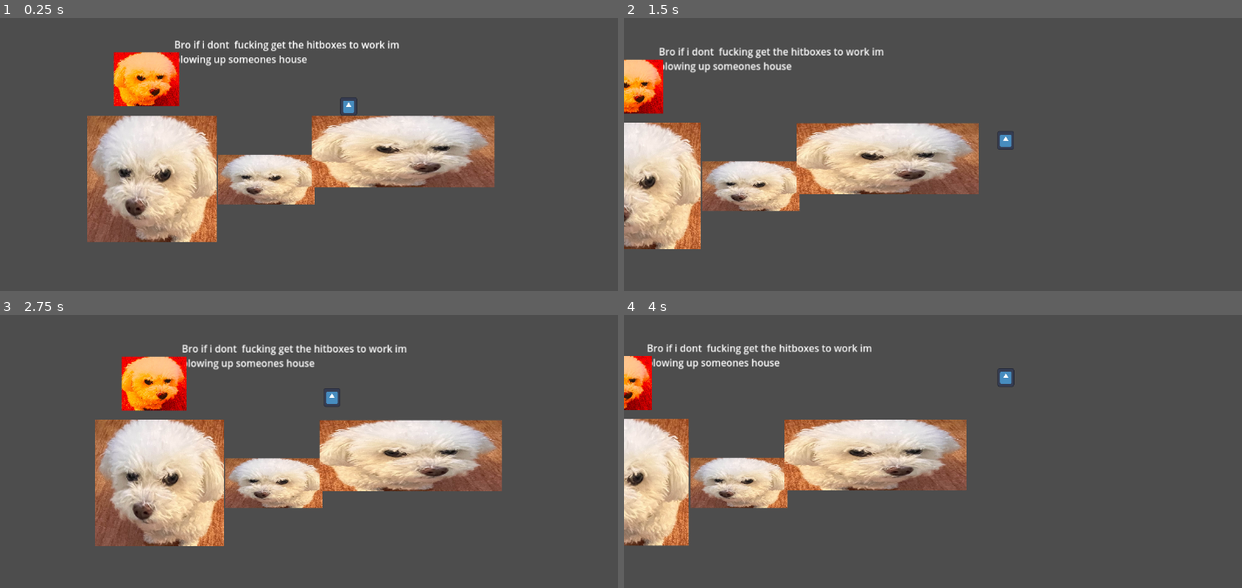
Above: before the commit, frames 1-4 (two rows, left to right).
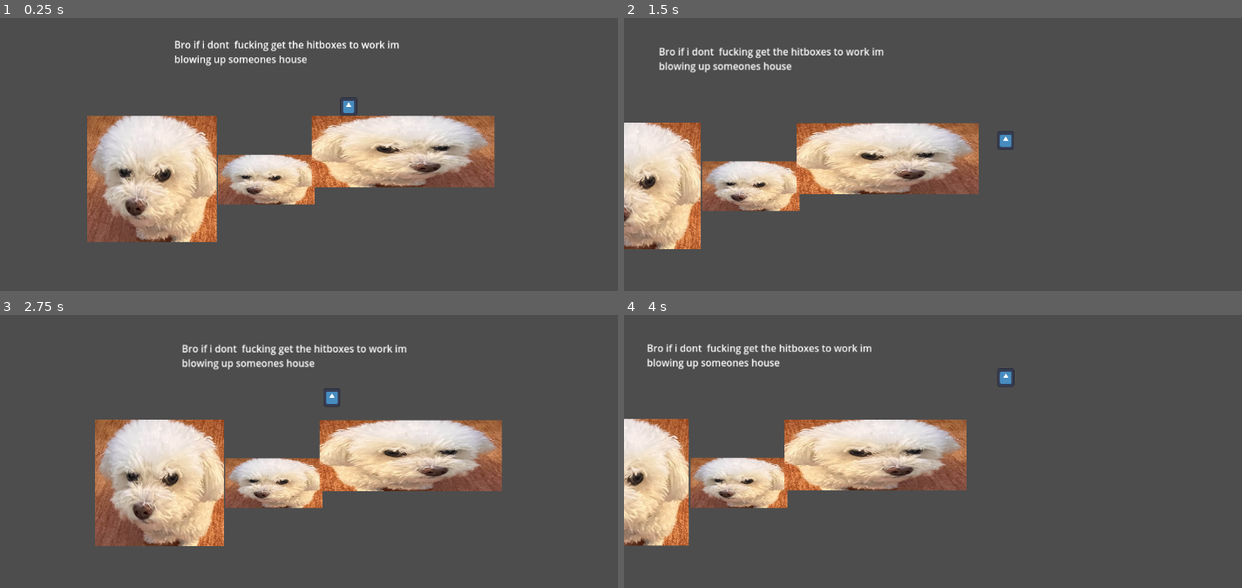
Above: after the commit, the same moments.

Repository: Husky-tek/ProjectRat
Game: Godot game, scene res://game.tscn
Two runs of this game, one before a commit and one after it. Both use one fixed random seed, a clock stepped at 60 frames per second and the inputs below. The engine's default icon, where the game draws it, is replaced by a stand-in: a white triangle on a blue panel in a dark square.
Inputs (mouse positions are in pixels of both pictures, inside the frame that each line leads up to):
- Up to frame 1 (0.25 s): no input
- Up to frame 2 (1.5 s): tap Enter (ui_accept) at 0.5, 0.77 s; move the mouse to (1124, 75) at 0.52 s; hold Right (ui_right) from 0.53 s (still down); click (1124, 75) at 0.6 s; right-click (1124, 75) at 0.8 s; move the mouse to (834, 113) at 1.27 s; right-click (834, 113) at 1.35 s
- Up to frame 3 (2.75 s): tap Enter (ui_accept) at 1.52 s; click (210, 410) at 1.55 s; move the mouse to (outside the picture) at 2.02 s; release Right (ui_right) at 2.03 s; hold Left (ui_left) from 2.03 s (still down); click (outside the picture) at 2.1 s; right-click (outside the picture) at 2.3 s
- Up to frame 4 (4 s): move the mouse to (939, 470) at 2.77 s; release Left (ui_left) at 2.78 s; hold Right (ui_right) from 2.78 s (still down); right-click (939, 470) at 2.85 s; tap Enter (ui_accept) at 3.02, 3.77 s; click (939, 470) at 3.05 s; move the mouse to (1180, 451) at 3.52 s; tap Shift (dodge) at 3.6 s; right-click (1180, 451) at 3.8 s

The runs differ from the first frame. In frame 1, 2.1% of the frame differs, in the area x 18-30%, y 12-33%; in frame 2, 1.3%; in frame 3, 2.1%, in the area x 19-31%, y 15-36%; in frame 4, 0.9%.

Commit message:
enemy script created

Diff:
--- a/projecta/MainMenu.tscn
+++ /dev/null
@@ -1,9 +0,0 @@
-[gd_scene format=3 uid="uid://d0jeqp0cthucu"]
-
-[node name="Control" type="Control"]
-layout_mode = 3
-anchors_preset = 15
-anchor_right = 1.0
-anchor_bottom = 1.0
-grow_horizontal = 2
-grow_vertical = 2
--- /dev/null
+++ b/projecta/Player.gd
@@ -0,0 +1,38 @@
+extends Node
+
+class_name Player
+
+@export var attack: float
+@export var defence: float
+@export var crit_rate: float
+@export var speed: int
+
+func setAll (atk,def,crit,run):
+	attack = atk
+	defence = def
+	crit_rate = crit
+	speed = run
+
+func setAtk (atk):
+	attack = atk
+
+func setDef (def):
+	defence = def
+
+func setcrit (crit):
+	crit_rate = crit
+
+func setSpeed (run):
+	speed = run
+
+func getAtk():
+	return attack
+
+func getDef():
+	return defence
+
+func getCrit():
+	return crit_rate
+
+func getSpeed():
+	return speed
--- a/projecta/Prefabs/enemy.gd
+++ /dev/null
@@ -1,6 +0,0 @@
-extends Node2D
-
-
-func _on_body_entered(body: Node2D) -> void:
-	print("hitbox only")
-	pass # Replace with function body.
--- a/projecta/Prefabs/enemy.tscn
+++ /dev/null
@@ -1,19 +0,0 @@
-[gd_scene load_steps=4 format=3 uid="uid://cqw1uj4ahd70x"]
-
-[ext_resource type="Texture2D" uid="uid://8gl472f5uob5" path="res://imageFiles/evilDog.jpg" id="1_leowk"]
-[ext_resource type="Script" uid="uid://cpts7ye7ua6v4" path="res://Prefabs/enemy.gd" id="1_lgw76"]
-
-[sub_resource type="RectangleShape2D" id="RectangleShape2D_lgw76"]
-size = Vector2(107, 89)
-
-[node name="CharacterBody2D" type="CharacterBody2D"]
-script = ExtResource("1_lgw76")
-
-[node name="Sprite2D" type="Sprite2D" parent="."]
-scale = Vector2(0.0929657, 0.0768706)
-texture = ExtResource("1_leowk")
-
-[node name="CollisionShape2D" type="CollisionShape2D" parent="."]
-position = Vector2(-0.5, -0.5)
-shape = SubResource("RectangleShape2D_lgw76")
-debug_color = Color(0.993589, 0, 0.235323, 0.42)
--- a/projecta/Prefabs/enemy_dog.gd
+++ /dev/null
@@ -1,18 +0,0 @@
-extends CharacterBody2D
-
-
-const SPEED = 300.0
-const JUMP_VELOCITY = -400.0
-
-
-func _physics_process(delta: float) -> void:
-	# Add the gravity.
-	if not is_on_floor():
-		velocity += get_gravity() * delta
-
-	move_and_slide()
-
-
-func _on_area_2d_area_entered(area: Area2D) -> void:
-	print("recieved")
-	pass # Replace with function body.
--- a/projecta/Prefabs/hitbox.tscn
+++ b/projecta/Prefabs/hitbox.tscn
@@ -1,26 +1,13 @@
-[gd_scene load_steps=4 format=3 uid="uid://d4iquxtsaopvb"]
+[gd_scene load_steps=3 format=3 uid="uid://dxtwjwk6sp6d6"]
 
-[ext_resource type="Texture2D" uid="uid://8gl472f5uob5" path="res://imageFiles/evilDog.jpg" id="1_pafp8"]
-[ext_resource type="Script" uid="uid://cpts7ye7ua6v4" path="res://Prefabs/enemy.gd" id="1_tfe03"]
+[ext_resource type="Script" uid="uid://bwfgjnhjad30n" path="res://scripts/hitbox.gd" id="1_orx6n"]
 
-[sub_resource type="RectangleShape2D" id="RectangleShape2D_l5sa8"]
-size = Vector2(15.4028, 17.4871)
+[sub_resource type="RectangleShape2D" id="RectangleShape2D_xrojb"]
 
-[node name="Area2D" type="Area2D"]
-position = Vector2(152, 0)
-collision_layer = 5
-collision_mask = 5
-script = ExtResource("1_tfe03")
-
-[node name="Sprite2D" type="Sprite2D" parent="."]
-scale = Vector2(0.0395426, 0.0387445)
-texture = ExtResource("1_pafp8")
+[node name="Hitbox" type="Area2D"]
+script = ExtResource("1_orx6n")
 
 [node name="CollisionShape2D" type="CollisionShape2D" parent="."]
-visibility_layer = 4
-position = Vector2(7.15256e-07, 1.19209e-06)
-scale = Vector2(2.98647, 2.51614)
-shape = SubResource("RectangleShape2D_l5sa8")
-debug_color = Color(0.989109, 0, 0.294302, 0.42)
+shape = SubResource("RectangleShape2D_xrojb")
 
-[connection signal="body_entered" from="." to="." method="_on_body_entered"]
+[connection signal="body_entered" from="." to="." method="_on_hitbox_body_entered"]
--- a/projecta/game.tscn
+++ b/projecta/game.tscn
@@ -1,15 +1,12 @@
-[gd_scene load_steps=7 format=3 uid="uid://ccbcmo6jh5lgp"]
+[gd_scene load_steps=5 format=3 uid="uid://ccbcmo6jh5lgp"]
 
 [ext_resource type="PackedScene" uid="uid://ctgbtbf1i6i1s" path="res://Prefabs/Platform.tscn" id="1_80nbo"]
 [ext_resource type="PackedScene" uid="uid://p04lagq5p77n" path="res://Prefabs/playerchar.tscn" id="2_e2o6t"]
 [ext_resource type="PackedScene" uid="uid://dyya0w2axddyu" path="res://blastzone.tscn" id="3_feb5d"]
-[ext_resource type="PackedScene" uid="uid://cqw1uj4ahd70x" path="res://Prefabs/enemy.tscn" id="4_fc0e3"]
 
 [sub_resource type="WorldBoundaryShape2D" id="WorldBoundaryShape2D_fc0e3"]
+normal = Vector2(1.8362e-06, -1)
 distance = -0.000274658
-
-[sub_resource type="RectangleShape2D" id="RectangleShape2D_fc0e3"]
-size = Vector2(107, 20)
 
 [node name="Node2D" type="Node2D"]
 
@@ -76,15 +73,3 @@
 size_flags_vertical = 3
 text = "Bro if i dont  fucking get the hitboxes to work im blowing up someones house"
 tab_size = 24
-
-[node name="CharacterBody2D2" parent="." instance=ExtResource("4_fc0e3")]
-position = Vector2(106, 122)
-collision_layer = 4
-collision_mask = 4
-script = null
-
-[node name="Area2D" type="Area2D" parent="CharacterBody2D2"]
-
-[node name="CollisionShape2D" type="CollisionShape2D" parent="CharacterBody2D2/Area2D"]
-position = Vector2(117, 3)
-shape = SubResource("RectangleShape2D_fc0e3")
--- a/projecta/project.godot
+++ b/projecta/project.godot
@@ -14,6 +14,10 @@
 run/main_scene="uid://ccbcmo6jh5lgp"
 config/features=PackedStringArray("4.4", "GL Compatibility")
 config/icon="res://imageFiles/icon.svg"
+
+[audio]
+
+buses/default_bus_layout=""
 
 [display]
 
--- a/projecta/scripts/down_ray_cast.gd
+++ /dev/null
@@ -1,13 +0,0 @@
-extends RayCast2D
-
-
-# Called when the node enters the scene tree for the first time.
-func _ready() -> void:
-	pass # Replace with function body.
-
-
-# Called every frame. 'delta' is the elapsed time since the previous frame.
-func _process(delta: float) -> void:
-	if is_colliding():
-		print("hit!")
-	pass
--- /dev/null
+++ b/projecta/scripts/enemy.gd
@@ -0,0 +1,11 @@
+extends CharacterBody2D
+
+
+
+enum States {IDLE,RUNNING,INAIR,DAMAGED,FASTFALL,CROUCH,DODGE}
+enum lookat {RIGHT,LEFT}
+enum action {IDLE, ATTACK, SPECIAL, MOVING}
+
+func _physics_process(delta: float) -> void:
+	if not is_on_floor():
+		velocity += get_gravity() * delta
--- a/projecta/scripts/hitbox.gd
+++ b/projecta/scripts/hitbox.gd
@@ -1,12 +1,8 @@
-class_name hitbox
-extends CharacterBody2D
+extends Area2D
 
-const speed=1000
-@export var Projectile: PackedScene
+var damage = get_parent().attack
 
-var mynode = preload("res://Prefabs/hitbox.tscn")
-
-# Called every frame. 'delta' is the elapsed time since the previous frame.
-func _process(delta) -> void:
-	position += transform.x * (speed * delta)
-	pass
+func _on_hitbox_body_entered(body: Node2D) -> void:
+	if body.has_method("take_damage"):
+		body.take_damage(damage)
+	pass # Replace with function body.
--- a/projecta/scripts/hurtbox.gd
+++ /dev/null
@@ -1,10 +0,0 @@
-class_name hurtbox
-extends Area2D
-
-signal recieved_damage(damage: int)
-
-
-func _on_area_entered(hitbox: hitbox) -> void:
-	if hitbox != null:
-		health.health -= hitbox.damage
-		recieved_damage.emit(hitbox.damage)
--- a/projecta/scripts/playerchar.gd
+++ b/projecta/scripts/playerchar.gd
@@ -6,6 +6,7 @@
 var knockback = 0.0
 var defence = 0.0
 var attack = 0.0
+var speed = 0.0
 var critDmg = attack * 2
 var critRate = 0.0
 var jump_count = 0
@@ -14,8 +15,8 @@
 var lives = 3
 @onready var time = $DodgeTimer2
 @onready var atktime = $Attacktimer
-var hitboxnode = preload("res://Prefabs/hitbox.tscn")
-var instance = hitboxnode.instantiate()
+#spawn hitboxes
+
 
 
 enum States {IDLE,RUNNING,INAIR,DAMAGED,FASTFALL,CROUCH,DODGE}
@@ -118,11 +119,9 @@
 		print("what the fuck")
 
 func Satk():
-	hit(position.x,position.y)
 	atktime.start()
 
-func hit(x,y):
-	add_child(instance)
+
 
 func jump():
 	if jump_Toggle:
@@ -147,11 +146,11 @@
 	pass # Replace with function body.
 
 
-func take_damage(damage):
+func take_damage(damage,knockback_force,attack_position):
 	knockback += damage
+	velocity = (global_position - attack_position).normallized()*knockback_force
 	pass
 
 func _on_attacktimer_timeout() -> void:
 	print("attack over")
-	remove_child(instance)
 	pass # Replace with function body.
Not shown, added: projecta/Player.gd.uid
Not shown, removed: projecta/Prefabs/enemy.gd.uid
Not shown, removed: projecta/Prefabs/enemy_dog.gd.uid
Not shown, removed: projecta/scripts/down_ray_cast.gd.uid
Not shown, added: projecta/scripts/enemy.gd.uid
Not shown, changed: projecta/scripts/hitbox.gd.uid
Not shown, removed: projecta/scripts/hurtbox.gd.uid
